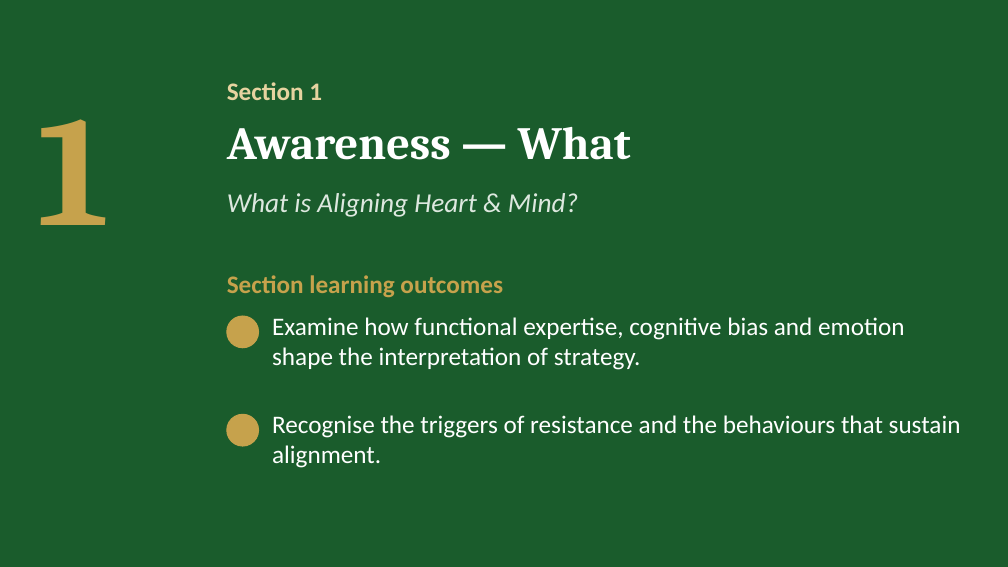
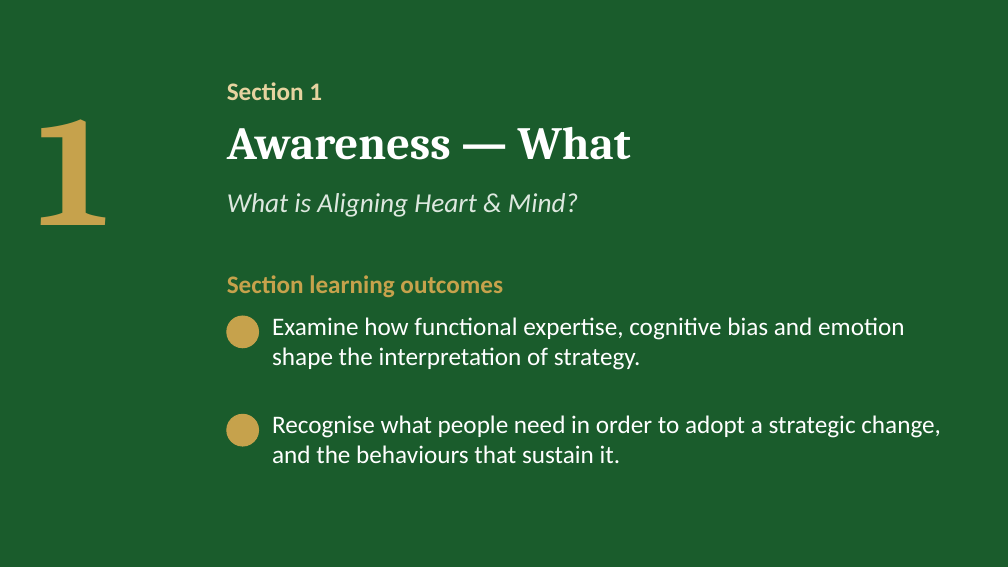
Before and after one commit to IBSL26/ibsl-platform, a slide deck: slide 4 of Unit decks/Unit 05 - Aligning Heart & Mind.pptx. Drawn at 1008x567 pixels with LibreOffice and Linux fonts; fonts in the diff are those of the drawing; background and template pictures are left out. Boxes give left, top, right and bottom in pixels: in the first picture for what was removed or moved away, otherwise in the second. Text is boxed around its words. In the diff, an @@ line names an element or a change of style, - is before the commit and + after.

```diff
--- a/Unit decks/Unit 05 - Aligning Heart & Mind.pptx
+++ b/Unit decks/Unit 05 - Aligning Heart & Mind.pptx
@@ text at (x1=272, y1=415, x2=941, y2=463): text changed @@
-Recognise the triggers of resistance and the behaviours that sustain alignment.
+Recognise what people need in order to adopt a strategic change, and the behaviours that sustain it.
```
Also in this commit, not shown: 8 other slides changed, 8 slides added, 8 other files.
